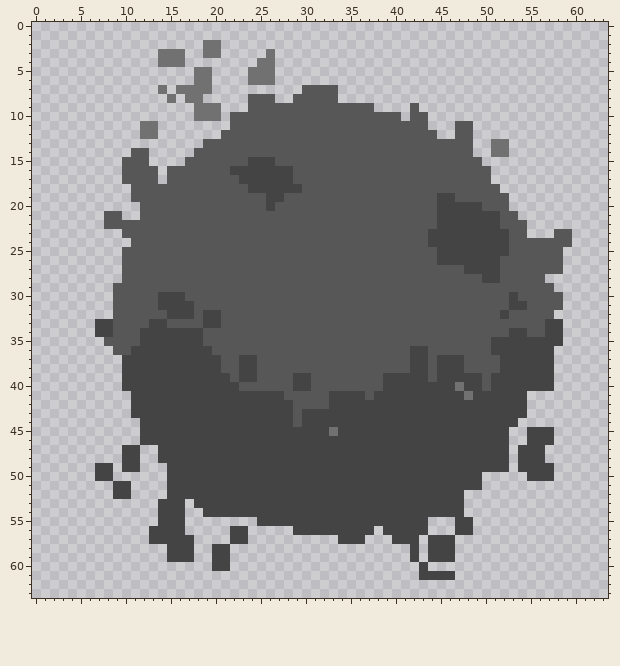
Pixel-art sprite -- img/asteroid2.png. Above is the file before it was changed.
The file is 64x64 pixels.
Now the later version:
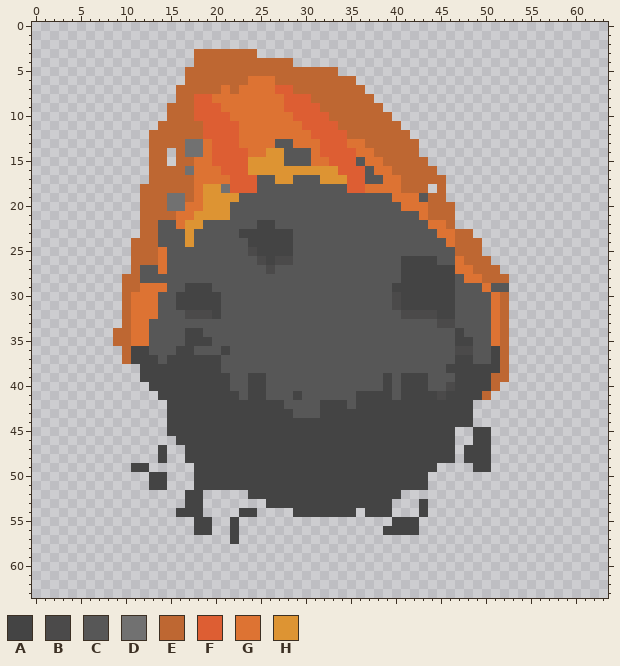
Palette (. is transparent): A #444444  B #4b4a4a  C #575757  D #717171  E #be6732  F #dd5e33  G #dd7333  H #dd9433
The exact change:
y 2: x 19..20 DD -> ..
y 3: x 14..16 DDD -> ...; x 18..24 .DD.... -> EEEEEEE; x 26 D -> .
y 4: x 14..16 DDD -> ...; x 18..28 .......DD.. -> EEEEEEEEEEE
y 5: x 17..33 .DD....DDD....... -> EEEEEEEEEEEEEEEEE
y 6: x 17..35 .DD....DDD......... -> EEEEEEEGGGEEEEEEEEE
y 7: x 14 D -> .; x 16..36 DDDD..........CCCC... -> EEEEEGEGGGGFFEEEEEEEE
y 8: x 15..37 D.DD.....CCC..CCCCC.... -> .EEFFGGGGGGGGFFFEEEEEEE
y 9: x 15..38 ...DDD...CCCCCCCCCCCCCC. -> EEEFFFGGGGGGGFFFFEEEEEEE; x 42 C -> .
y 10: x 15..40 ...DDD.CCCCCCCCCCCCCCCCCCC -> EEEFFFFGGGGGGGFFFFEEEEEEE.; x 42..43 CC -> ..
y 11: x 12..43 DD........CCCCCCCCCCCCCCCCCCCCCC -> ..EEEEEFFFFGGGGGGGFFFFEEEEEEE...; x 47..48 CC -> ..
y 12: x 12..44 DD.......CCCCCCCCCCCCCCCCCCCCCCCC -> .EEEEEEFFFFGGGGGGGGFFFFEEEEEEE...; x 47..48 CC -> ..
y 13: x 13..26 ......CCCCCCCC -> EEEEDDGFFFGGGG; x 29..48 CCCCCCCCCCCCCCCCCCCC -> GGGFFFGGEEEEEE......; x 51..52 DD -> ..
y 14: x 11..14 CC.. -> ..EE; x 16..27 ..CCCCCCCCCC -> EDDGFFFFGGHH; x 31..48 CCCCCCCCCCCCCCCCCC -> GFFFFGGEEEEE......; x 51..52 DD -> ..
y 15: x 10..14 CCC.. -> ...EE; x 16..27 .CCCCCCCAAAC -> EEGGFFFFHHHH; x 31..35 CCCCC -> GGFFF; x 37..49 CCCCCCCCCCCCC -> GGEEEEE......
y 16: x 10..36 CCCC.CCCCCCCAAAAAAACCCCCCCC -> ...EEEEDGGGFFFHHHHHHHHHHFFF; x 38..50 CCCCCCCCCCCCC -> GGEEEEE......
y 17: x 10..28 CCCC.CCCCCCCCAAAAAA -> ...EEEEEGGGGFFFCCHH; x 32..36 CCCCC -> HHHFF; x 39..50 CCCCCCCCCCCC -> GGEEEEE.....
y 18: x 11..29 CCCCCCCCCCCCCAAAAAA -> .EEEEEEGHHDFFFCCCCC; x 35..51 CCCCCCCCCCCCCCCCC -> FFGGGGEEE.E......
y 19: x 11..22 CCCCCCCCCCCC -> .EEEDDEGHHHH; x 26..27 AA -> CC; x 40..42 CCC -> GGG; x 44..52 CAACCCCCC -> EE.......
y 20: x 12..21 CCCCCCCCCC -> EEEDDGGHHH; x 26 A -> C; x 41..52 CCCCAAAAACCC -> GGGEEE......
y 21: x 8..9 CC -> ..; x 12..21 CCCCCCCCCC -> EEEEGGHHHH; x 43..53 CCAAAAAAACC -> GEEE.......
y 22: x 8..13 CCCCCC -> ....EE; x 16..18 CCC -> GHH; x 25..26 CC -> AA; x 44..54 CAAAAAAACCC -> GGE........
y 23: x 10..13 CCCC -> ..EE; x 17 C -> H; x 23..28 CCCCCC -> AAAAAA; x 44..54 AAAAAAAAACC -> CGGEE......; x 58..59 CC -> ..
y 24: x 11..13 CCC -> EEE; x 17 C -> H; x 24..28 CCCCC -> AAAAA; x 44..59 AAAAAAAAACCCCCCC -> CCGEEE..........
y 25: x 10..14 CCCCC -> .EEEG; x 24..28 CCCCC -> BAAAA; x 45..58 AAAAAAAACCCCCC -> CCEEE.........
y 26: x 10..14 CCCCC -> .EEEG; x 25..28 CCCC -> BABB; x 41..58 CCCCAAAAAAACCCCCCC -> AAAACCGEEE........
y 27: x 10..11 CC -> .E; x 14 C -> G; x 26 C -> B; x 41..58 CCCCCCCAAAACCCCCCC -> AAAAAAGGEEE.......
y 28: x 10..11 CC -> EE; x 41..46 CCCCCC -> AAAAAA; x 48..56 CCAACCCCC -> GGEEE....
y 29: x 9..14 CCCCCC -> .EEGGG; x 17..19 CCC -> AAA; x 40..46 CCCCCCC -> AAAAAAA; x 50 C -> G; x 53..57 CCCCC -> .....
y 30: x 9..15 CCCCCAA -> .EGGGCC; x 17..20 CCCC -> AAAA; x 40..46 CCCCCCC -> BAAAAAA; x 51..58 CCACCCCC -> GE......
y 31: x 9..15 CCCCCAA -> .EGGGCC; x 18..20 CCC -> AAA; x 40..46 CCCCCCC -> BAAAAAA; x 51..58 CCAACCCC -> GE......
y 32: x 9..13 CCCCC -> .EGGG; x 15..19 AAACA -> CCBBB; x 41..46 CCCCCC -> BBBBAA; x 51..57 CACCCCC -> GE.....
y 33: x 7..14 AACCCCAA -> ...EGGCC; x 19..20 AA -> CC; x 45..46 CC -> BB; x 51..58 CCCCCCAA -> GE......
y 34: x 7..16 AACCCAAAAA -> ..EEGGCCCC; x 47 C -> A; x 51..58 CCAACCAA -> GE......
y 35: x 8..16 CCCCAAAAA -> .EEGGCCCC; x 19 C -> A; x 47..48 CC -> AA; x 51..58 AAAAAAAA -> GE......
y 36: x 9..10 CC -> .E; x 13..15 AAA -> CCC; x 18..19 AA -> CC; x 21 C -> A; x 42..43 AA -> CC; x 47..48 CC -> BB; x 52..57 AAAAAA -> E.....
y 37: x 10 A -> E; x 14 A -> C; x 23..24 AA -> CC; x 42..43 AA -> CC; x 45..46 AA -> CC; x 48 C -> A; x 51..57 CAAAAAA -> AE.....
y 38: x 10..11 AA -> ..; x 23..24 AA -> CC; x 42..43 AA -> CC; x 45 A -> C; x 48..57 CCCCAAAAAA -> AAAAE.....
y 39: x 10..11 AA -> ..; x 23 A -> C; x 25 C -> A; x 29..30 AA -> CC; x 40 A -> C; x 45..46 AA -> CC; x 50..57 CAAAAAAA -> AEE.....
y 40: x 10..12 AAA -> ...; x 22 A -> C; x 24..25 CC -> AA; x 29..30 AA -> CC; x 40 A -> C; x 44..47 AAAD -> CCBA; x 50..57 CAAAAAAA -> AE......
y 41: x 11..13 AAA -> ...; x 23 A -> C; x 26..27 AA -> CC; x 29 C -> A; x 33..35 AAA -> CCC; x 37 C -> A; x 40 A -> C; x 45 A -> B; x 48 D -> A; x 50..54 AAAAA -> E....
y 42: x 11..14 AAAA -> ....; x 28 A -> C; x 32 C -> A; x 35 A -> C; x 49..54 AAAAAA -> ......
y 43: x 11..14 AAAA -> ....; x 30..31 AA -> CC; x 49..54 AAAAAA -> ......
y 44: x 12..14 AAA -> ...; x 29 C -> A; x 49..53 AAAAA -> .....
y 45: x 12..14 AAA -> ...; x 33 D -> A; x 47..48 AA -> ..; x 51..52 AA -> ..; x 55..57 AAA -> ...
y 46: x 12..15 AAAA -> ....; x 47..48 AA -> ..; x 51..52 AA -> ..; x 55..57 AAA -> ...
y 47..48: x 10..11 AA -> ..; x 15..16 AA -> ..; x 47 A -> .; x 51..52 AA -> ..; x 54..56 AAA -> ...
y 49: x 7..8 AA -> ..; x 10 A -> .; x 12 . -> A; x 15..17 AAA -> ...; x 45..48 AAAA -> ....; x 51..52 AA -> ..; x 54..57 AAAA -> ....
y 50: x 7..8 AA -> ..; x 13..17 ..AAA -> AA...; x 44..49 AAAAAA -> ......; x 55..57 AAA -> ...
y 51: x 9..10 AA -> ..; x 13..17 ..AAA -> AA...; x 44..49 AAAAAA -> ......
y 52: x 9..10 AA -> ..; x 15..16 AA -> ..; x 19..23 AAAAA -> .....; x 41..47 AAAAAAA -> .......
y 53: x 14..17 AAA. -> ...A; x 19..25 AAAAAAA -> .......; x 40..42 AAA -> ...; x 44..47 AAAA -> ....
y 54: x 14..15 AA -> ..; x 17..22 ..AAAA -> AA....; x 25..28 AAAA -> ....; x 36 A -> .; x 40..42 AAA -> ...; x 44..47 AAAA -> ....
y 55: x 14..16 AAA -> ...; x 18..19 .. -> AA; x 22 . -> A; x 25..39 AAAAAAAAAAAAAAA -> ...............; x 43 A -> .; x 47..48 AA -> ..
y 56: x 13..16 AAAA -> ....; x 18..19 .. -> AA; x 23 A -> .; x 29..37 AAAAAAAAA -> .........; x 43 A -> .; x 47..48 AA -> ..
y 57: x 13..17 AAAAA -> .....; x 23 A -> .; x 34..36 AAA -> ...; x 40..42 AAA -> ...; x 44..46 AAA -> ...
y 58..59: x 15..17 AAA -> ...; x 20..21 AA -> ..; x 42 A -> .; x 44..46 AAA -> ...
y 60: x 20..21 AA -> ..; x 43 A -> .
y 61: x 43..46 AAAA -> ....
